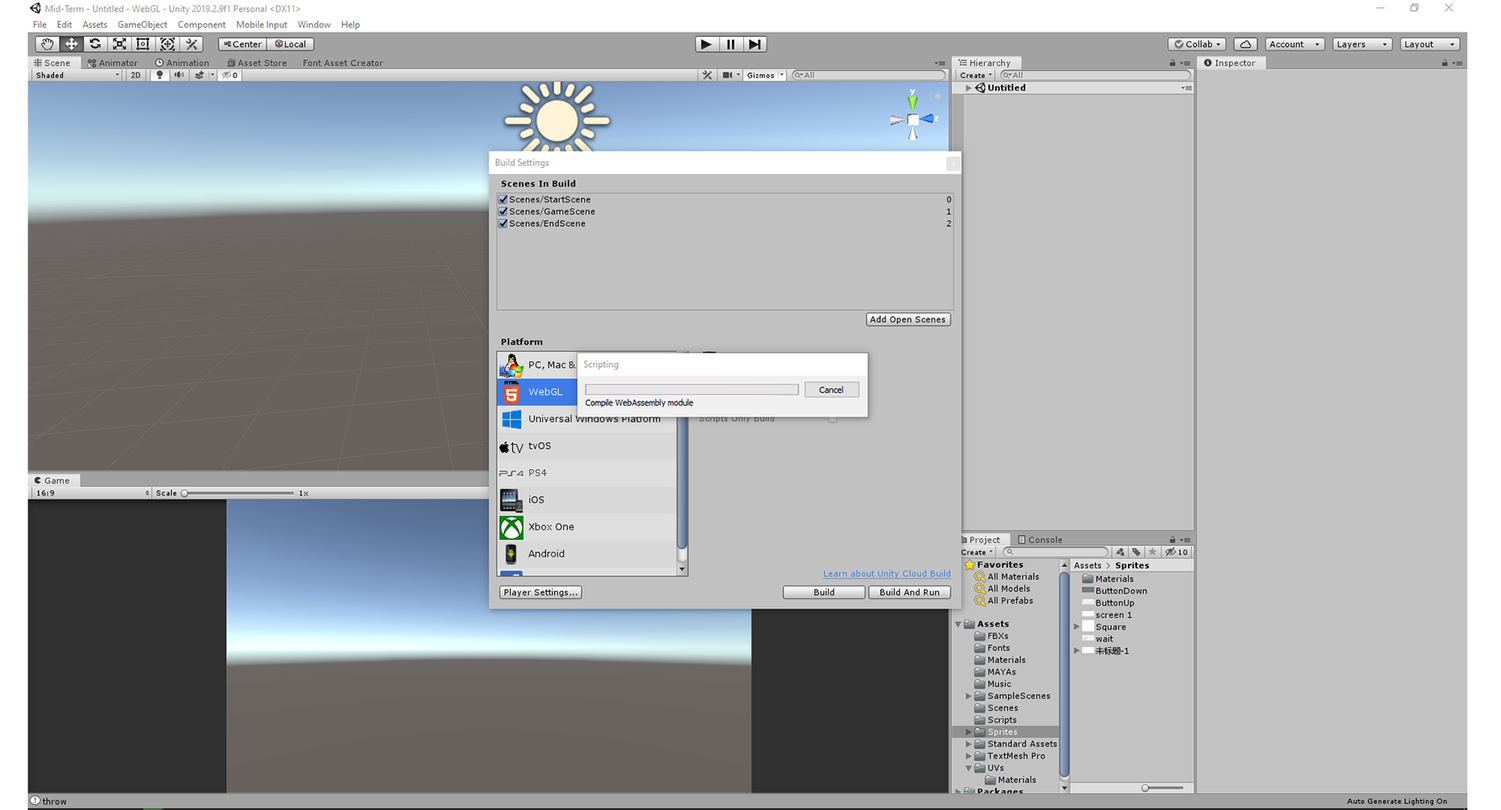
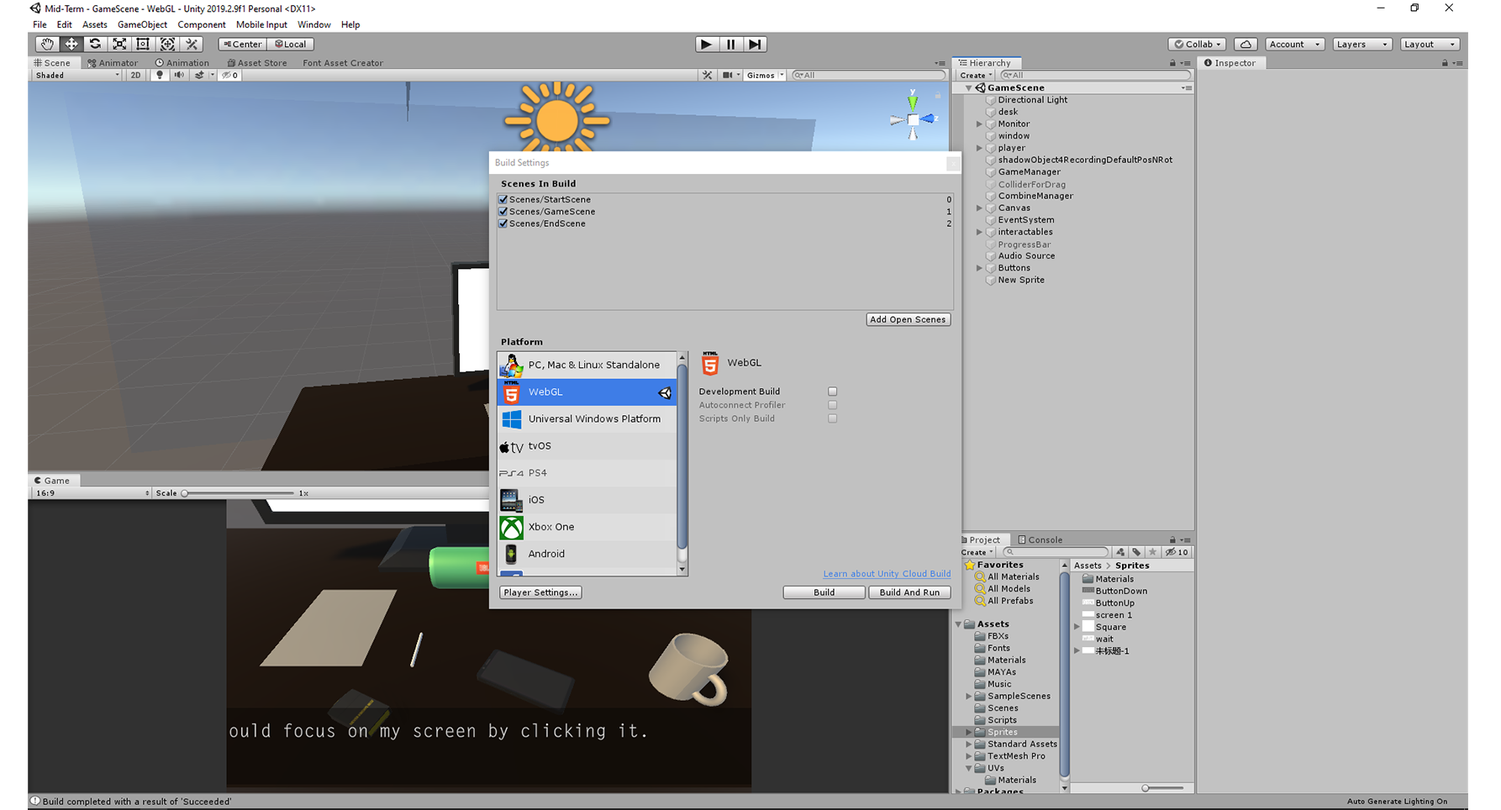
Before/after of a 1501×810 layered artwork. What changed in the layer stack:
hid "矩形 1" over 586, 384, 798, 395
hid "矩形 2" over 584, 383, 800, 395
hid "wait screen 1" over 27, 3, 1468, 810
showed "key button 1" over 27, 3, 1468, 810
